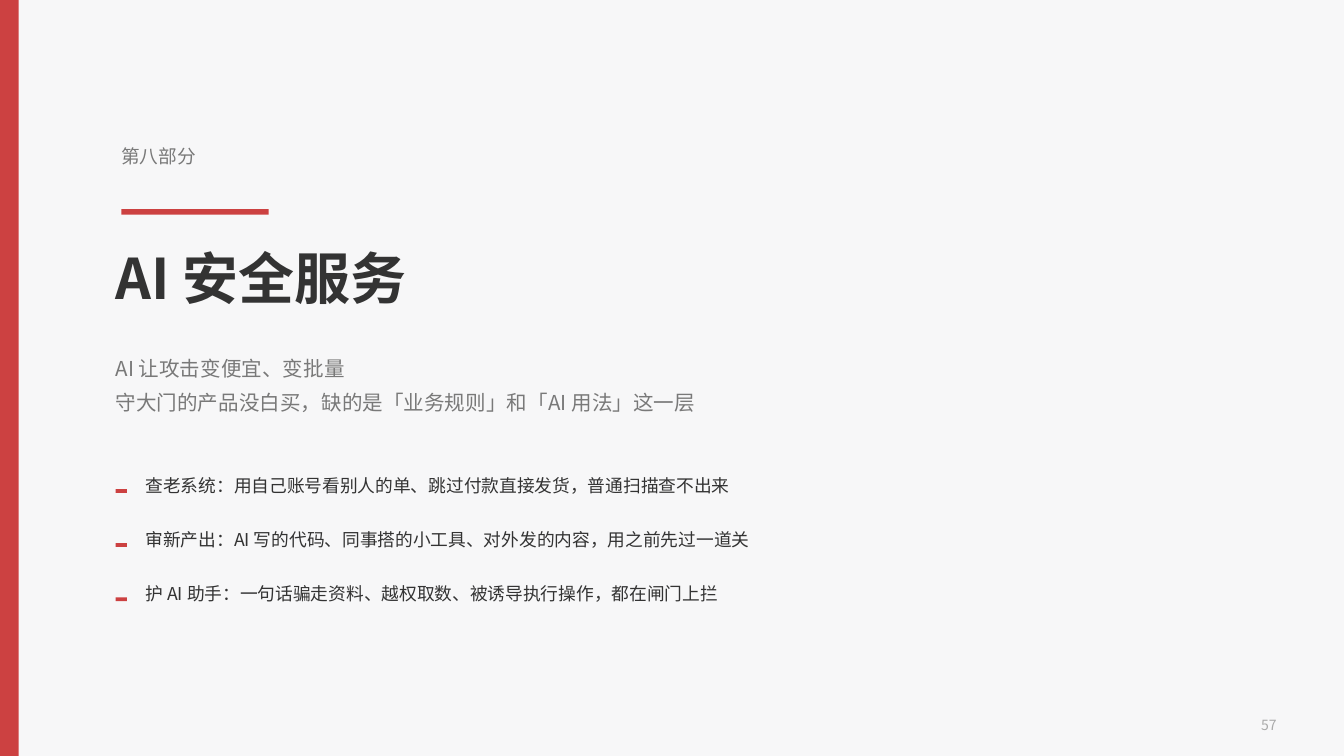
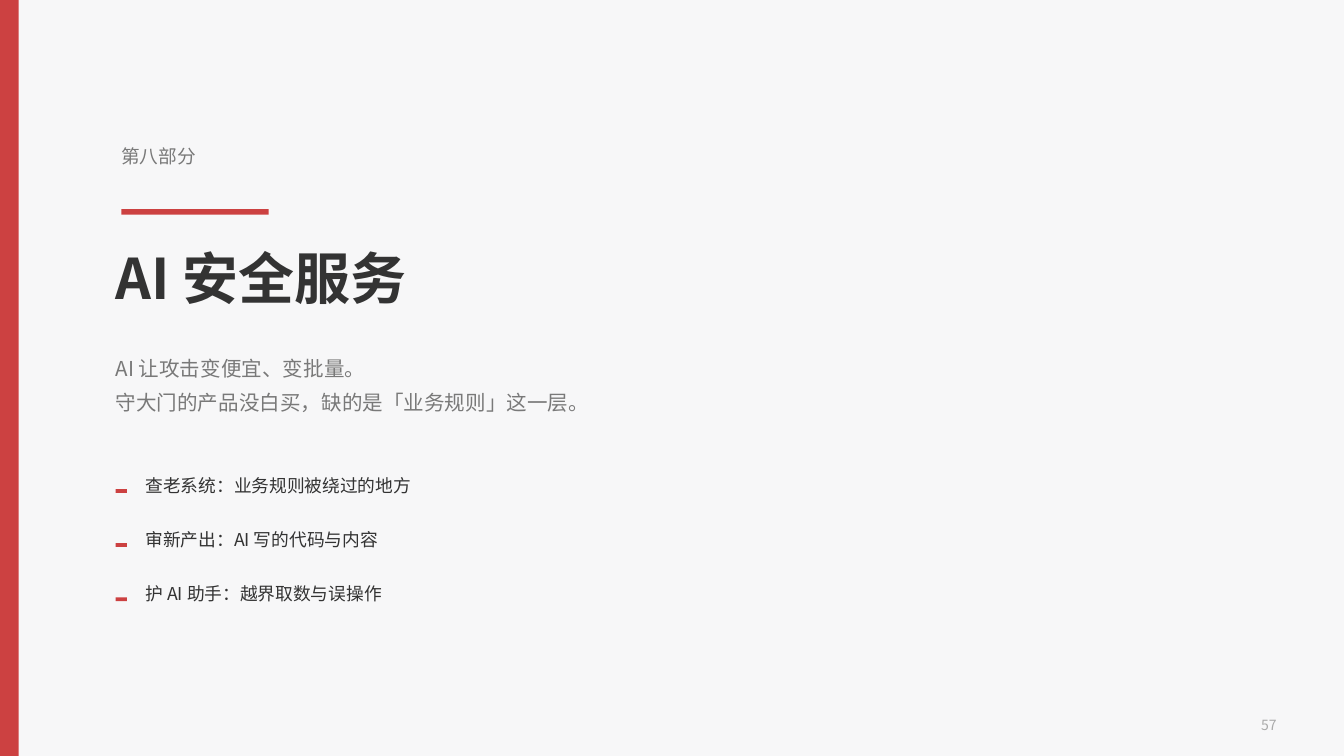
Before and after one commit to hveraus/ssw-business, a slide deck: slide 57 of SSW AI 业务_v2/SSW AI 业务_v3.pptx. Drawn at 1344x756 pixels with LibreOffice and Linux fonts; fonts in the diff are those of the drawing. Boxes give left, top, right and bottom in pixels: in the first picture for what was removed or moved away, otherwise in the second. Text is boxed around its words. In the diff, an @@ line names an element or a change of style, - is before the commit and + after.

Commit message:
第八部分按评审意见重做（11 页→9 页 + 备用页），全篇 70 页
57–61 更快讲到能做什么：删「三个风险口」页，风险示例并入三项服务卡；行业数据移到末页备用页；57 分隔页改为短过渡；盲区表「能/否」改为「常见覆盖/部分覆盖/需专项验证」
62–63 统一交付口径：服务二以代码与小工具为主线、对外内容标「可选」；表头「谁做的」→「典型对象」；成果句与抽样口径对齐
64–65/66 把保证变成验收项：删「一句话骗不走资料」「模型不用换」；改为按当前用户权限取数 + 高风险操作授权人确认；架构页改为数据流向图（留在环境/经审批外发/日志位置）；数据安全页把「不出公司网络」限定为全本地方案，留痕落到审计事件、日志权限与保留期
64 报告页：左侧标「示例·虚构数据」；右栏改为「发现→修复→复测」流转记录；80 项补覆盖范围、统计周期与去重口径
65/67 收成两个入口：诊断标题改「验证一个模块的关键风险」、写明从环境账号就绪起算、无论是否发现问题都交付范围与结论；结束页并列「聊 AI 落地场景 / 评估一个安全模块」

```diff
--- a/SSW AI 业务_v2/SSW AI 业务_v3.pptx
+++ b/SSW AI 业务_v2/SSW AI 业务_v3.pptx
@@ text at (116,359,589,412): text changed @@
-AI 让攻击变便宜、变批量
-守大门的产品没白买，缺的是「业务规则」和「AI 用法」这一层
+AI 让攻击变便宜、变批量。
+守大门的产品没白买，缺的是「业务规则」这一层。
@@ text at (146,477,411,494): text changed @@
-查老系统：用自己账号看别人的单、跳过付款直接发货，普通扫描查不出来
+查老系统：业务规则被绕过的地方
@@ text at (146,531,378,548): text changed @@
-审新产出：AI 写的代码、同事搭的小工具、对外发的内容，用之前先过一道关
+审新产出：AI 写的代码与内容
@@ text at (146,585,382,602): text changed @@
-护 AI 助手：一句话骗走资料、越权取数、被诱导执行操作，都在闸门上拦
+护 AI 助手：越界取数与误操作
```
Also in this commit, not shown: 12 other slides changed, 1 slide added, 2 slides removed, 2 other files.
